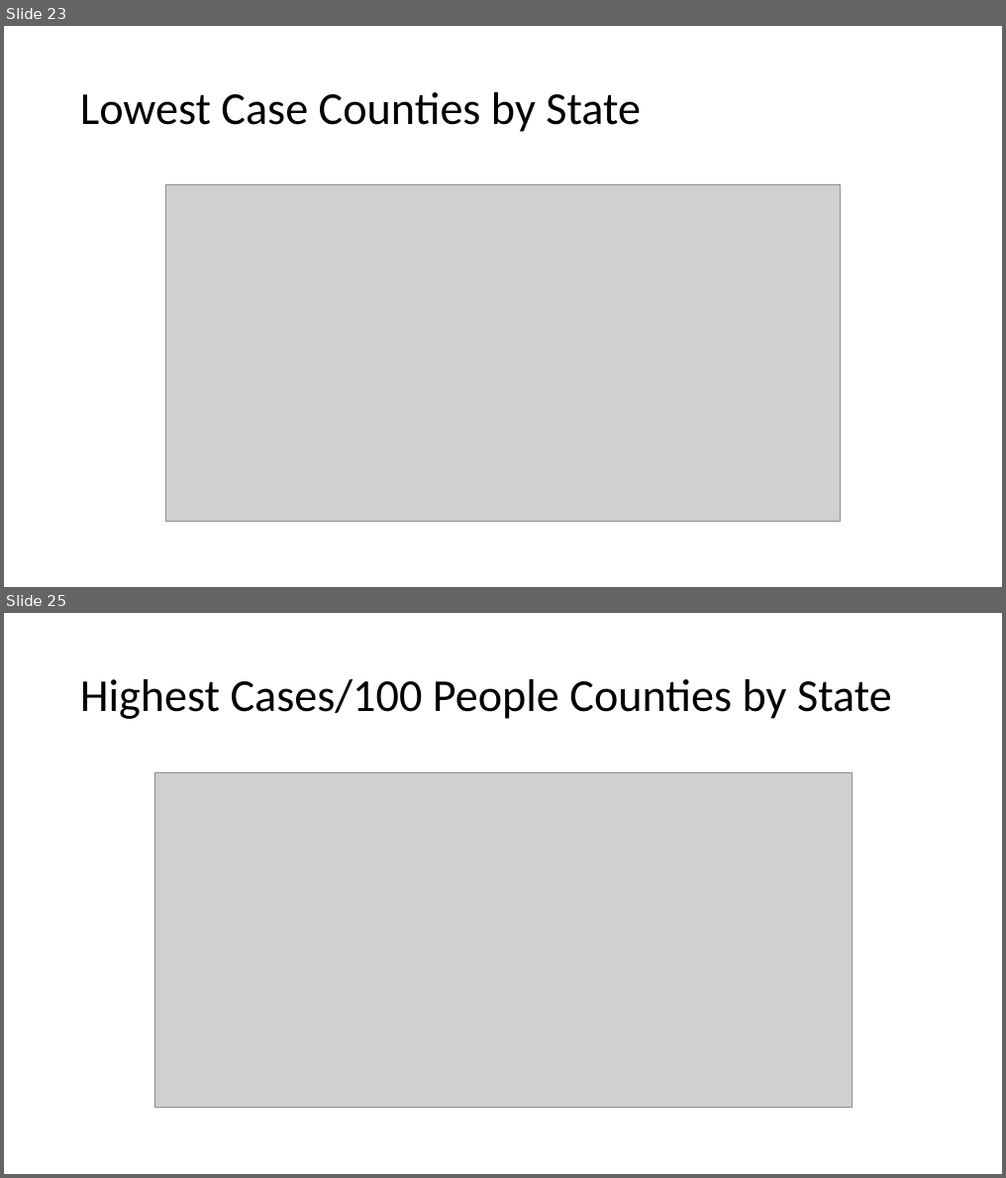
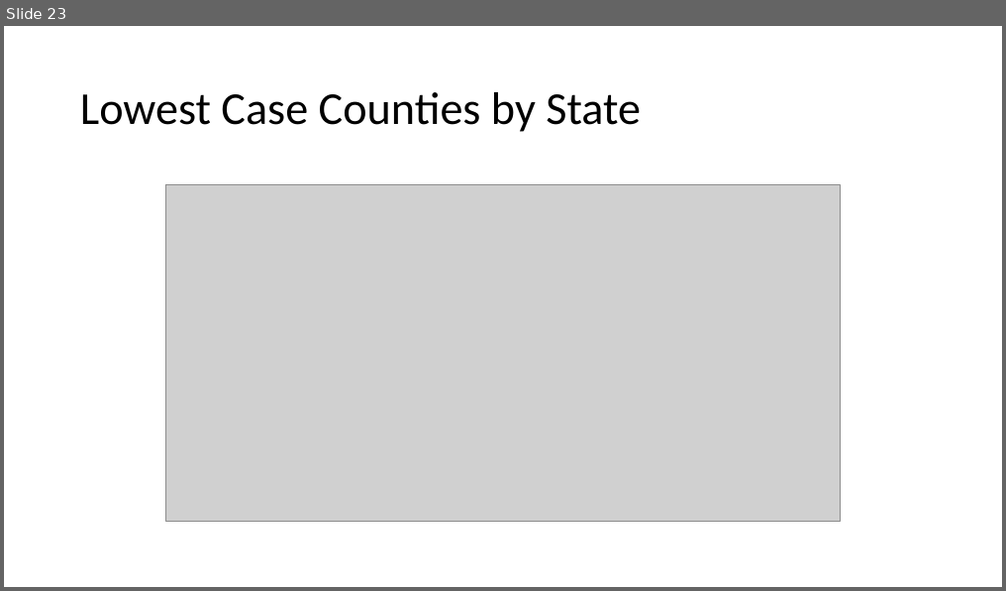
Before and after one commit to cxclark/covid19-analysis, a slide deck: 2020_10_30_covid_usa_analysis.pptx. Shown one above the other, each under a label of ours: slides 23 and 25 before the commit, slide 23 after it; the slides between them are not shown. The pictures are 1006x1178 and 1006x591 pixels, drawn with LibreOffice and Linux fonts; fonts in the diff are those of the drawing; grey boxes stand for pictures. Boxes give left, top, right and bottom in pixels: in the first picture for what was removed or moved away, otherwise in the second. Text is boxed around its words. In the diff, an @@ line names an element or a change of style, - is before the commit and + after.

```diff
--- a/2020_10_30_covid_usa_analysis.pptx
+++ b/2020_10_30_covid_usa_analysis.pptx
@@ slide 25 removed at [4, 613, 1002, 1174], background #FFFFFF @@
@@ title removed at [80, 679, 892, 719] @@
-Highest Cases/100 People Counties by State
@@ picture removed at [154, 773, 851, 1108] @@
```
Also in this commit, not shown: 3 slides changed, 1 other slide removed, 1 other file.
